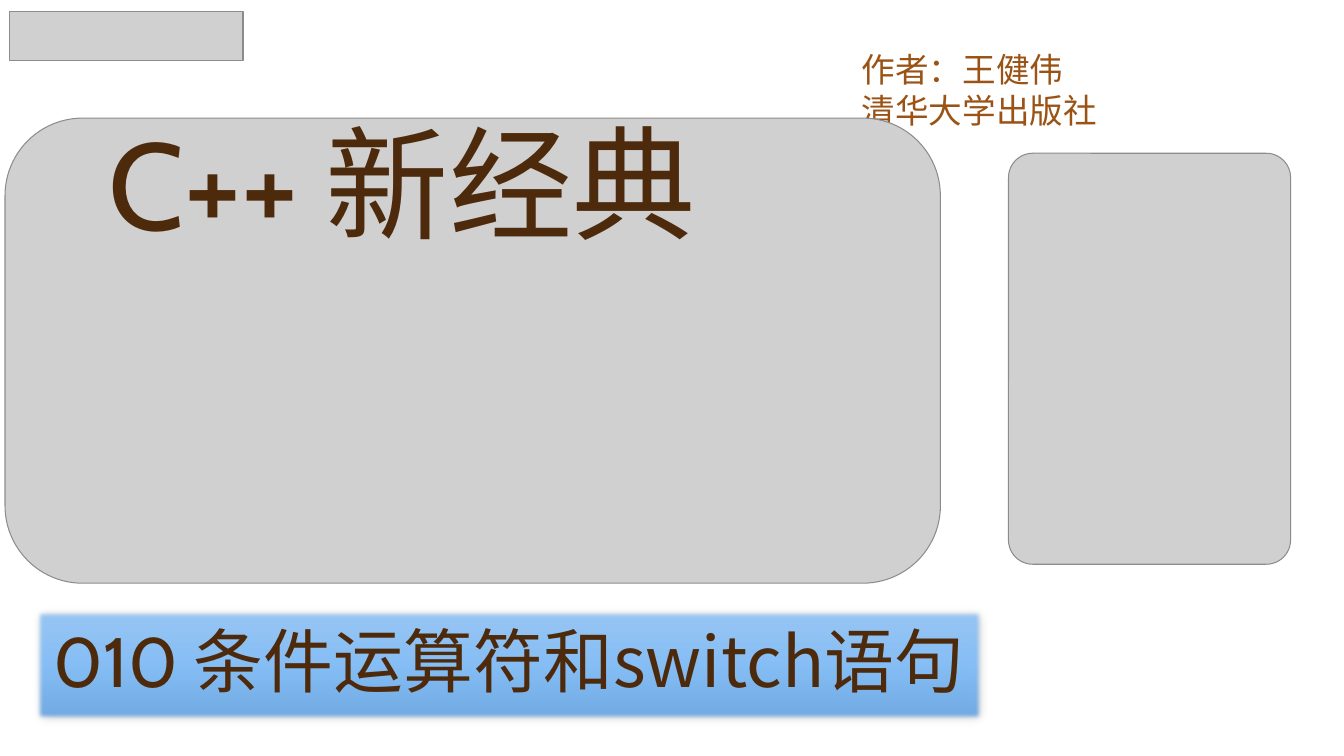
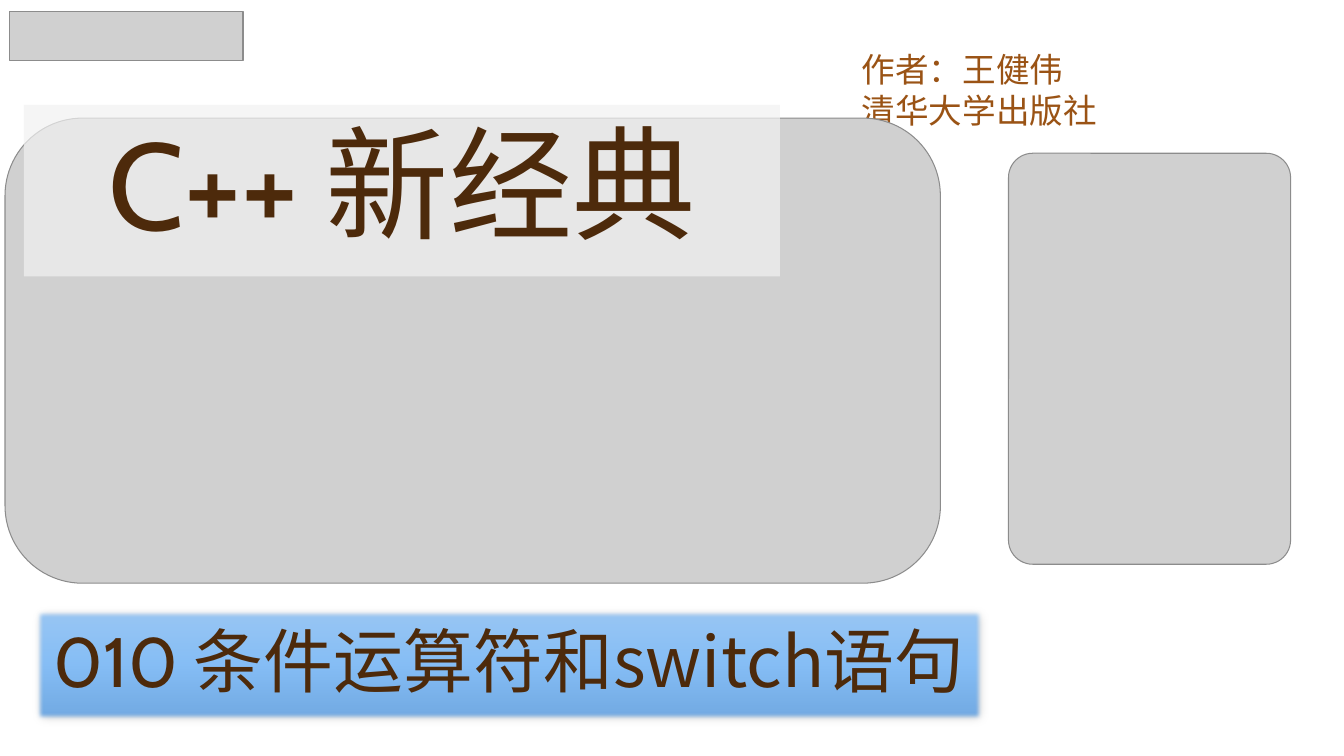
Before and after one commit to yasenstar/learn_cpp, a slide deck: slide 10 of cpp_new/C++ 新经典.pptx. Drawn at 1344x756 pixels with LibreOffice and Linux fonts; fonts in the diff are those of the drawing; grey boxes stand for pictures; background and template pictures are left out. Boxes give left, top, right and bottom in pixels: in the first picture for what was removed or moved away, otherwise in the second. Text is boxed around its words. In the diff, an @@ line names an element or a change of style, - is before the commit and + after.

```diff
--- a/cpp_new/C++ 新经典.pptx
+++ b/cpp_new/C++ 新经典.pptx
@@ title "C++ 新经典": place and size @@
-title "C++ 新经典" at [108, 105, 696, 240]
+title "C++ 新经典" at [24, 105, 780, 276]
@@ title "C++ 新经典" at [24, 105, 780, 276]: fill none to #F2F2F2 at 70% opacity @@
```
Also in this commit, not shown: 7 other slides changed.
